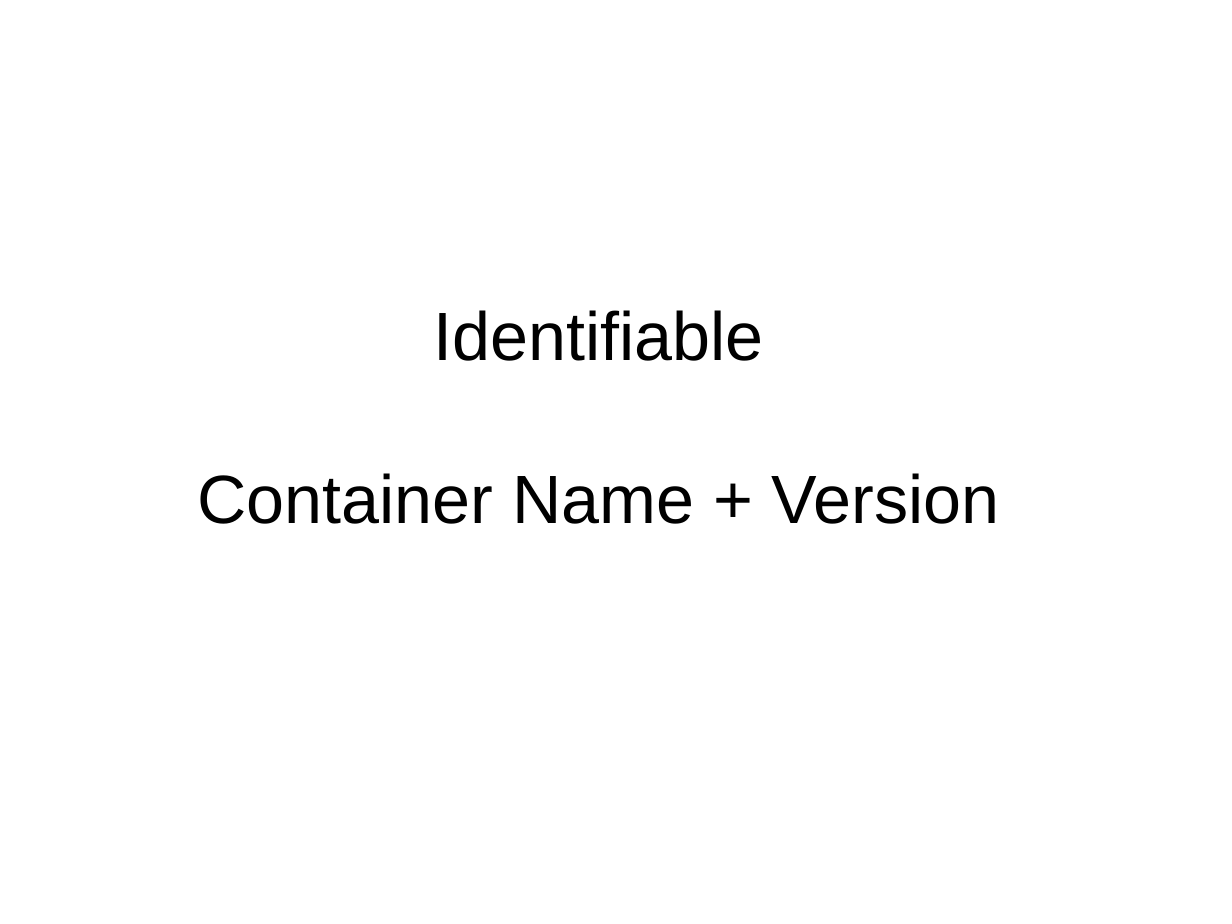
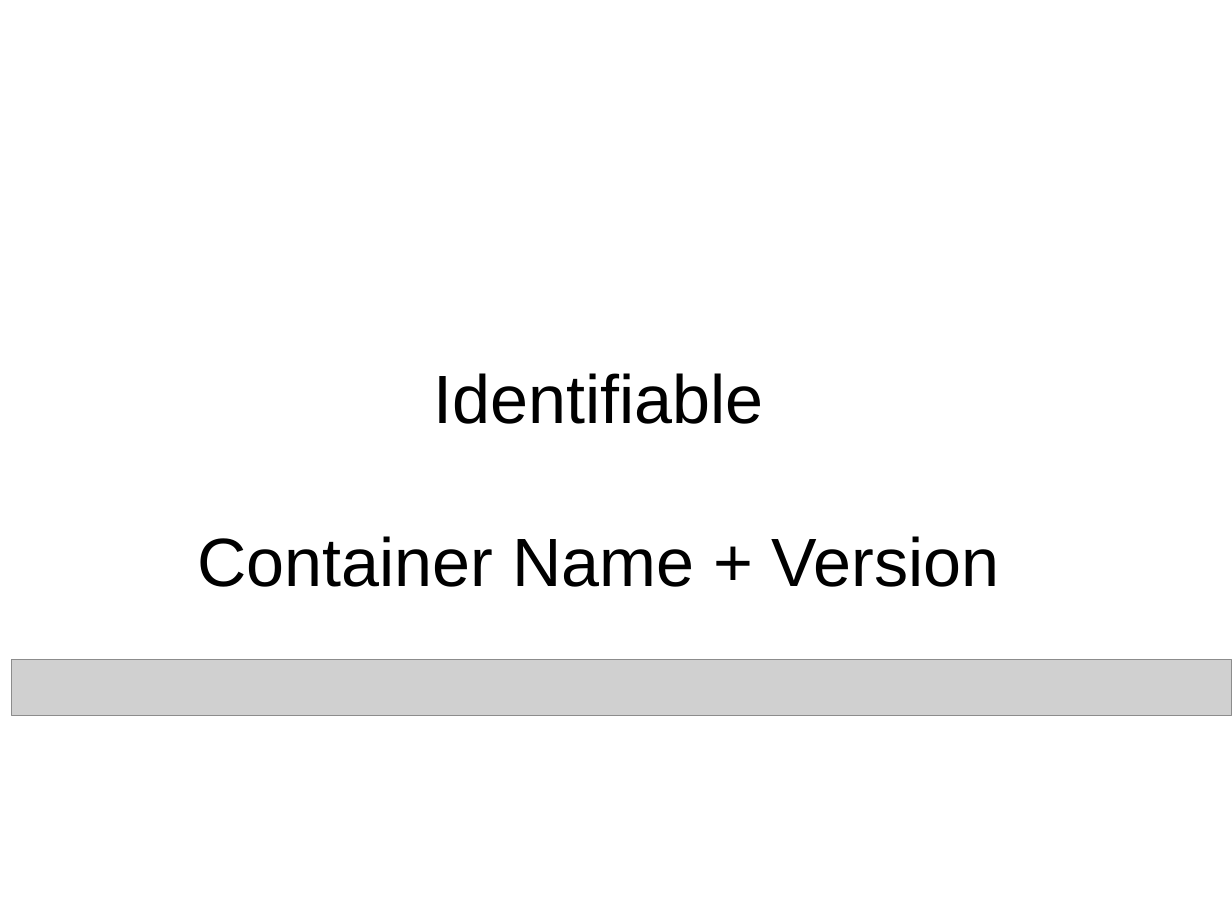
Before and after one commit to bobpaulin/whats-my-modularity, a slide deck: slide 41 of presentation/WhatsMyModularity.odp (slide 34 before the commit). Drawn at 1232x924 pixels with LibreOffice and Linux fonts; fonts in the diff are those of the drawing; grey boxes stand for pictures. Boxes give left, top, right and bottom in pixels: in the first picture for what was removed or moved away, otherwise in the second. Text is boxed around its words. In the diff, an @@ line names an element or a change of style, - is before the commit and + after.

```diff
--- a/presentation/WhatsMyModularity.odp
+++ b/presentation/WhatsMyModularity.odp
@@ title "Identifiable Container Name + Version" moved from (x1=197, y1=310, x2=1000, y2=524) to (x1=197, y1=373, x2=1000, y2=587) @@
@@ picture added at (x1=11, y1=660, x2=1232, y2=715) @@
```
Also in this commit, not shown: 9 other slides changed, 8 slides added, 1 slide removed.
